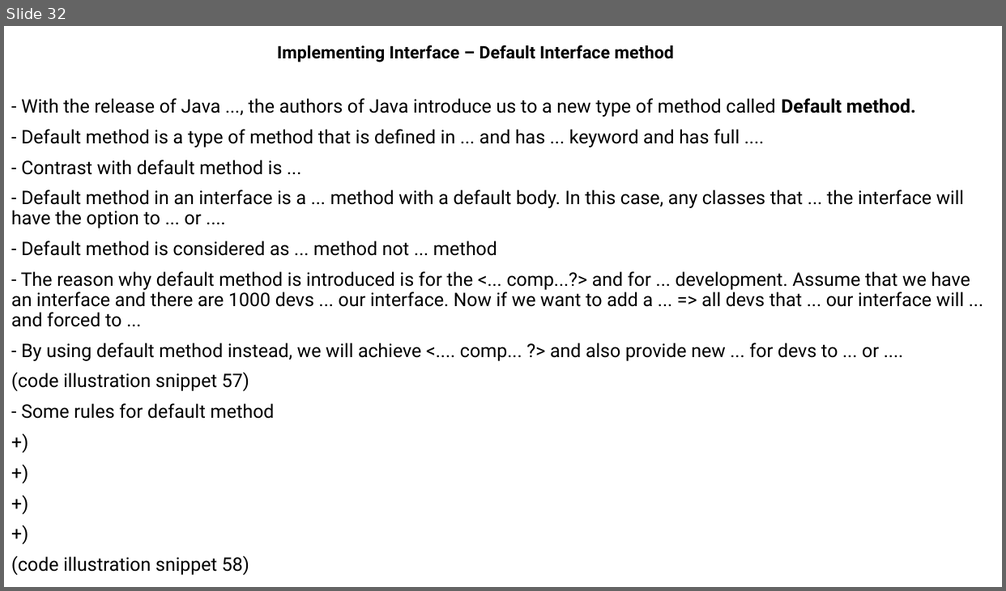
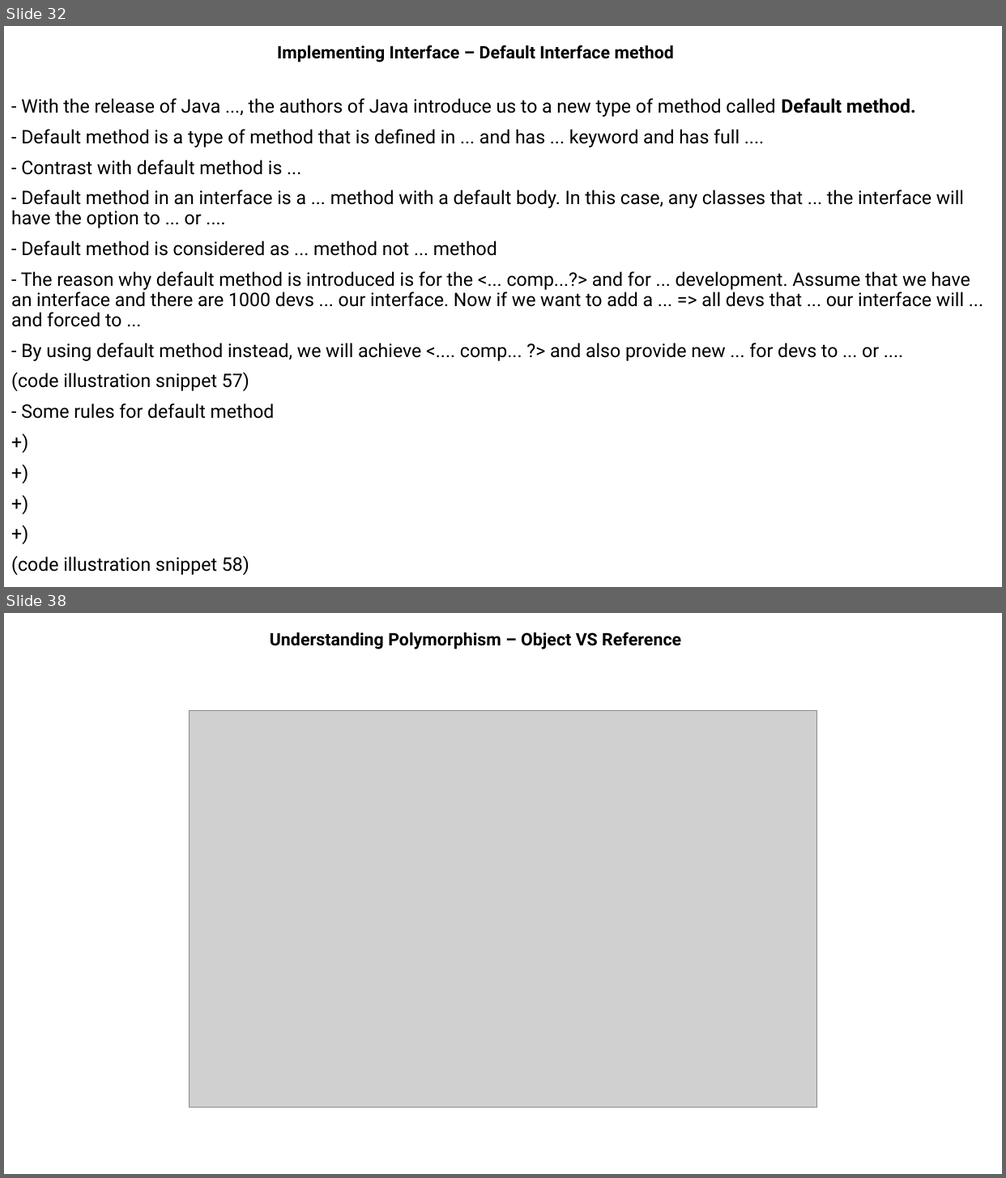
Before and after one commit to MaiDinhVinh/CS-Java, a slide deck: self-study resources/J8SE1/Chapter 5 - Class Design.pptx. Shown one above the other, each under a label of ours: slide 32 before the commit, slides 32 and 38 after it; the slides between them are not shown. The pictures are 1006x591 and 1006x1178 pixels, drawn with LibreOffice and Linux fonts; fonts in the diff are those of the drawing; grey boxes stand for pictures. Boxes give left, top, right and bottom in pixels: in the first picture for what was removed or moved away, otherwise in the second. Text is boxed around its words. In the diff, an @@ line names an element or a change of style, - is before the commit and + after.

```diff
--- a/self-study resources/J8SE1/Chapter 5 - Class Design.pptx
+++ b/self-study resources/J8SE1/Chapter 5 - Class Design.pptx
@@ slide 38 added at bbox=[4, 613, 1002, 1174], background #FFFFFF @@
@@ subtitle added at bbox=[270, 632, 681, 649], 16.6 pt, text #000000, bold @@
+Understanding Polymorphism – Object VS Reference
@@ picture added at bbox=[189, 710, 817, 1107] @@
```
Also in this commit, not shown: 9 other slides added, 26 other files.
